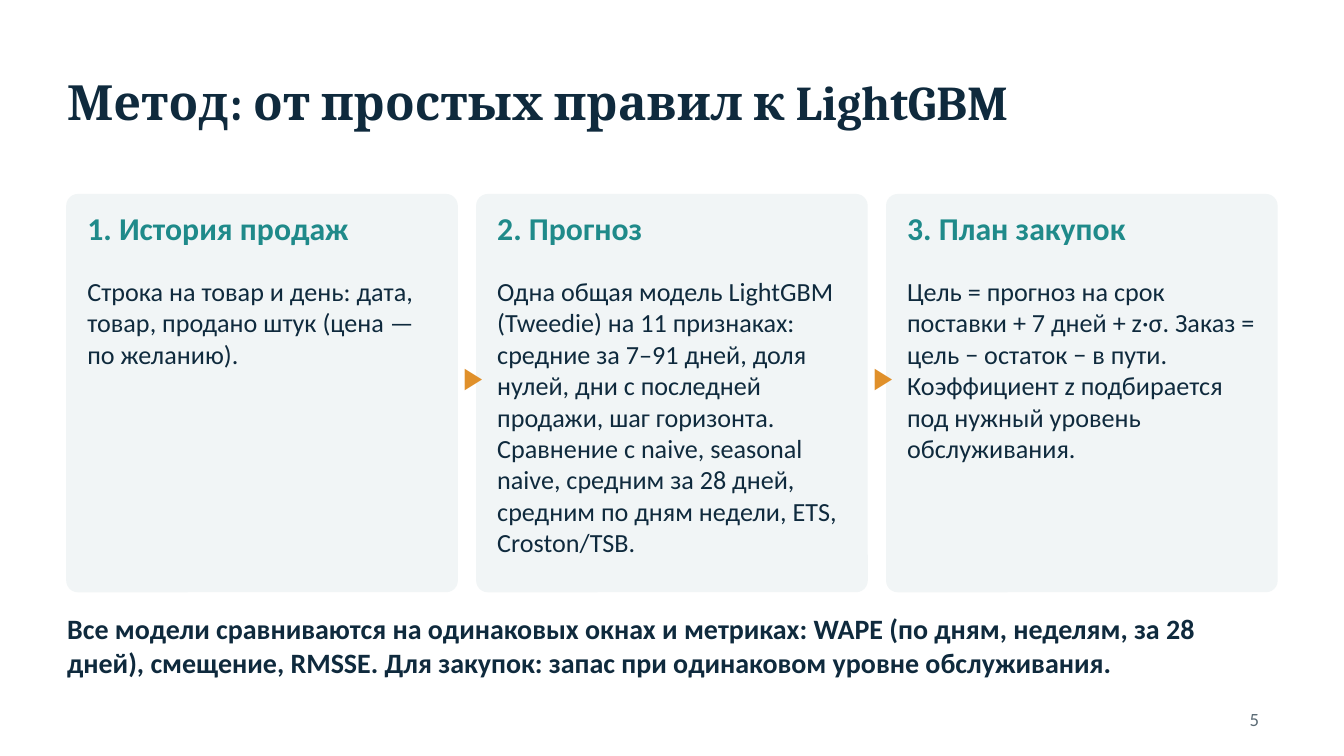
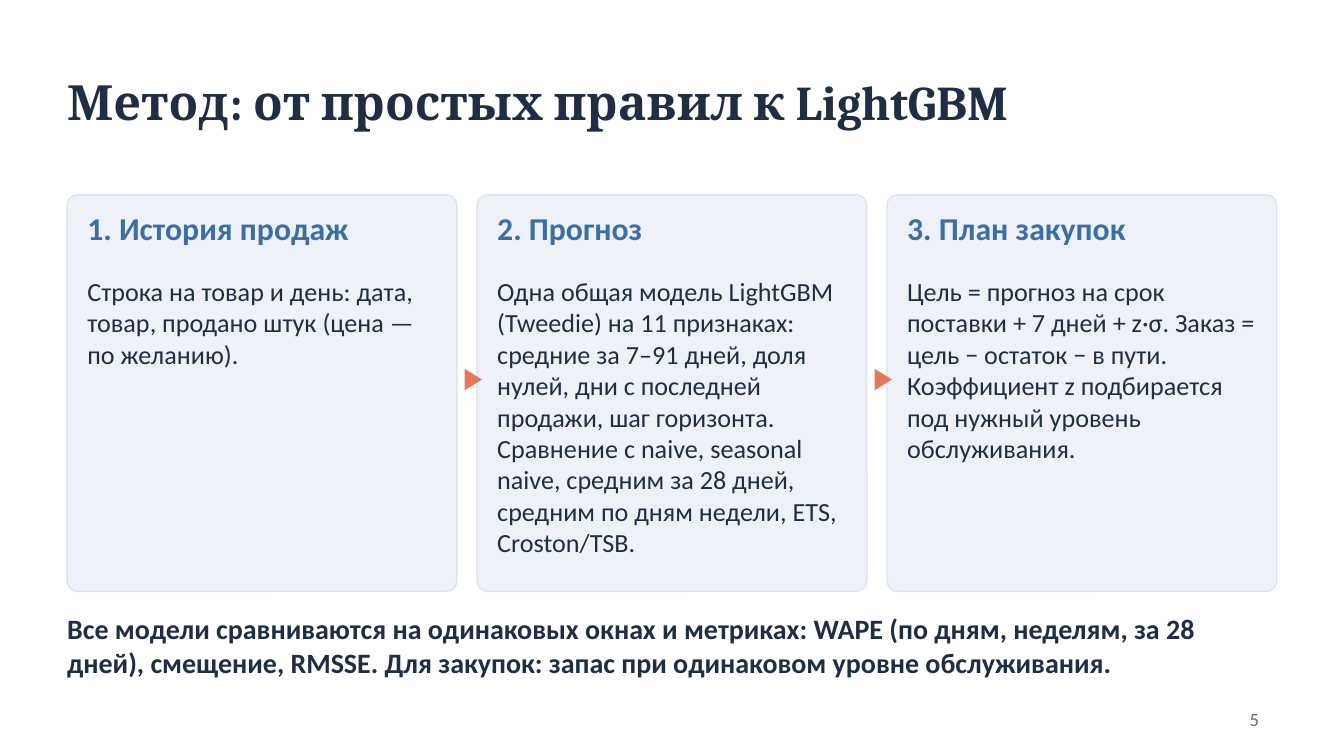
Before and after one commit to Alishershayakhmetov/demand-analyzer, a slide deck: slide 5 of docs/Demand_Copilot_slides.pptx. Drawn at 1344x756 pixels with LibreOffice and Linux fonts; fonts in the diff are those of the drawing. Boxes give left, top, right and bottom in pixels: in the first picture for what was removed or moved away, otherwise in the second. Text is boxed around its words. In the diff, an @@ line names an element or a change of style, - is before the commit and + after.

Commit message:
App: light theme, fixed right panel, no Deploy button or menu; light slide palette and new screenshots in report and deck

```diff
--- a/docs/Demand_Copilot_slides.pptx
+++ b/docs/Demand_Copilot_slides.pptx
@@ fill #F1F5F6 to #EEF2F8; outline #F1F5F6 1 pt to #DDE4EE 0.75 pt in 3 elements at (67,195,457,591), (477,195,867,591), (887,195,1277,591) @@
@@ text colour #1F8A8A to #3A6EA5 in 3 elements at (87,219,349,245), (497,219,642,245), (907,219,1126,245) @@
@@ text "▶" at (460,349,487,403): text colour #E0902A to #E8765B @@
@@ text "▶" at (870,349,896,403): text colour #E0902A to #E8765B @@
@@ text colour #0F2A3D to #1F2D45 in 5 elements at (67,85,1009,132), (87,284,413,368), (497,283,837,553), (907,284,1235,462), (67,618,1194,678) @@
```
Also in this commit, not shown: 12 other slides changed, 12 other files.
